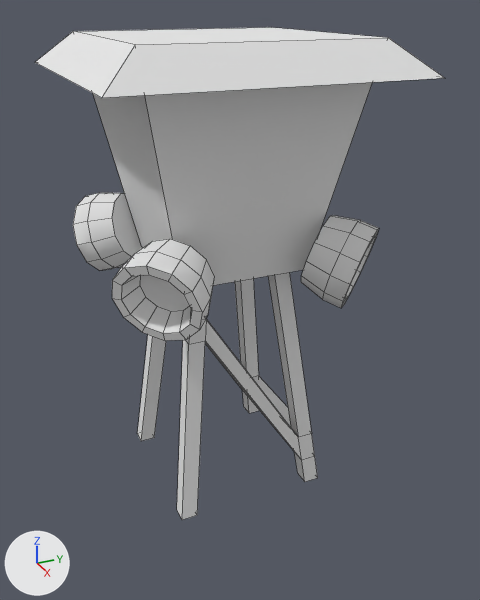
What one commit did to the Blender file Assets/Models/Props/GuardTower.blend.
Before and after are seen from a 50 mm camera at (2.38, -0.99, 1.98) aimed at (0.13, 0.03, 0.86). The lights are fixed; the arrows at lower left show +X, +Y and +Z. Mesh edges are drawn as thin lines.

Names of what the first picture shows: 'Guard Tower'.
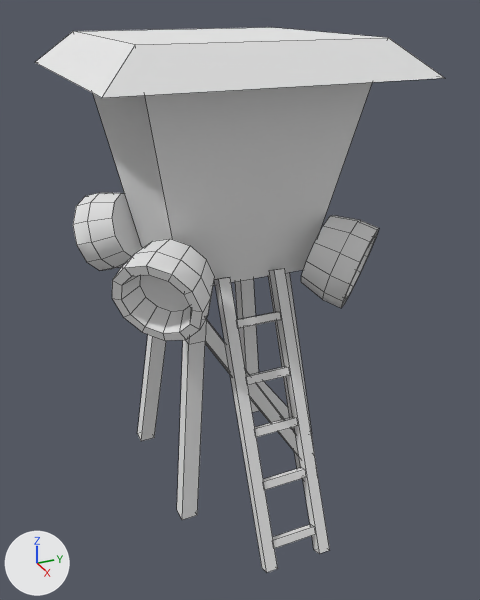
Diff of the bpy script that builds the scene:
```diff
--- a/Assets/Models/Props/GuardTower.blend.py
+++ b/Assets/Models/Props/GuardTower.blend.py
@@ me_cube_008 @@
 # used by ob_guard_tower; location = (0.0, 0.0, 1.31)
-me_cube_008.from_pydata(...)  # 316 vertices, 266 faces; spans x -0.57..0.57, y -0.57..0.57, z -1.31..0.55
+me_cube_008.from_pydata(...)  # 372 vertices, 298 faces; spans x -0.57..0.74, y -0.57..0.57, z -1.31..0.55
+# me_cube_008 part 1
+# 28 vertices are added at x 0.27..0.74, y -0.14..0.09, z -1.31..-0.27
+# 20 new vertices lie (0.0, 0.18, 0.0) away from vertices in x 0.33..0.71, y -0.09, z -1.23..-0.42
+# 8 new vertices lie (0.0, 0.05, 0.0) away from vertices in x 0.27..0.74, y -0.14..0.09, z -1.31..-0.27
+# 32 new faces join them
 me_cube_008.materials.append(mat_guardtower)
```

Pixel boxes (x1, y1, x2, y2) of what changed, in the pictures (480 x 600 px):
'Guard Tower', reshaped (11% taller)
    before: (35, 27, 444, 520)
    after: (35, 27, 444, 572)
part 1 of me_cube_008, added
    after: (215, 268, 329, 572)
